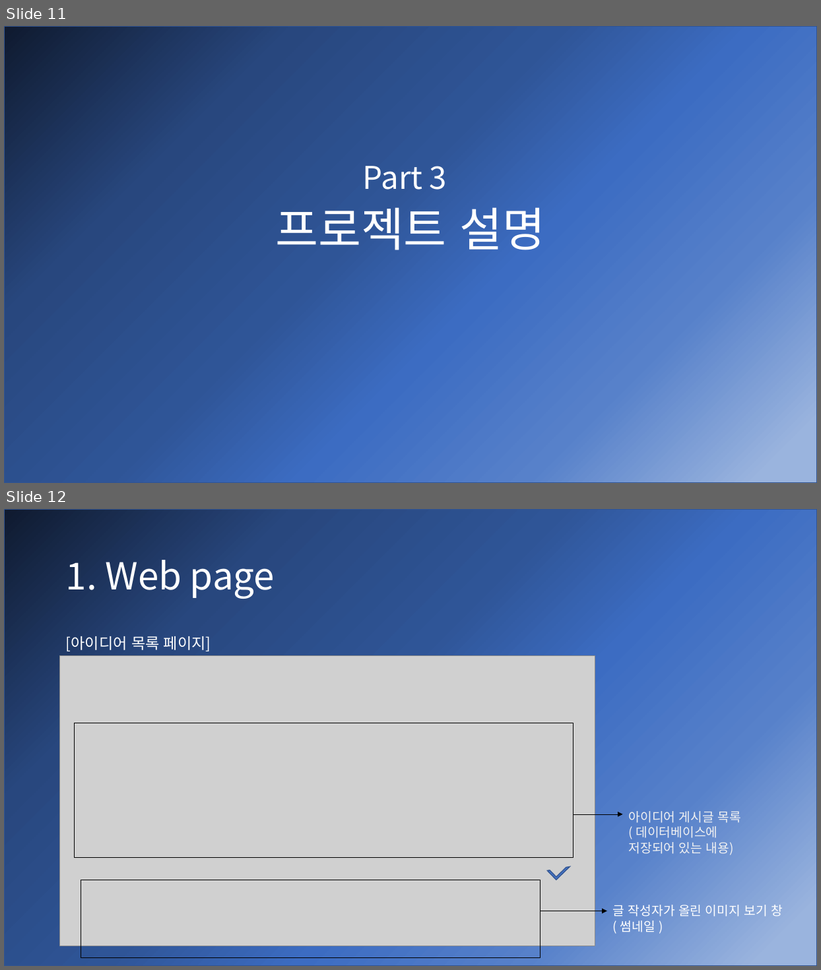
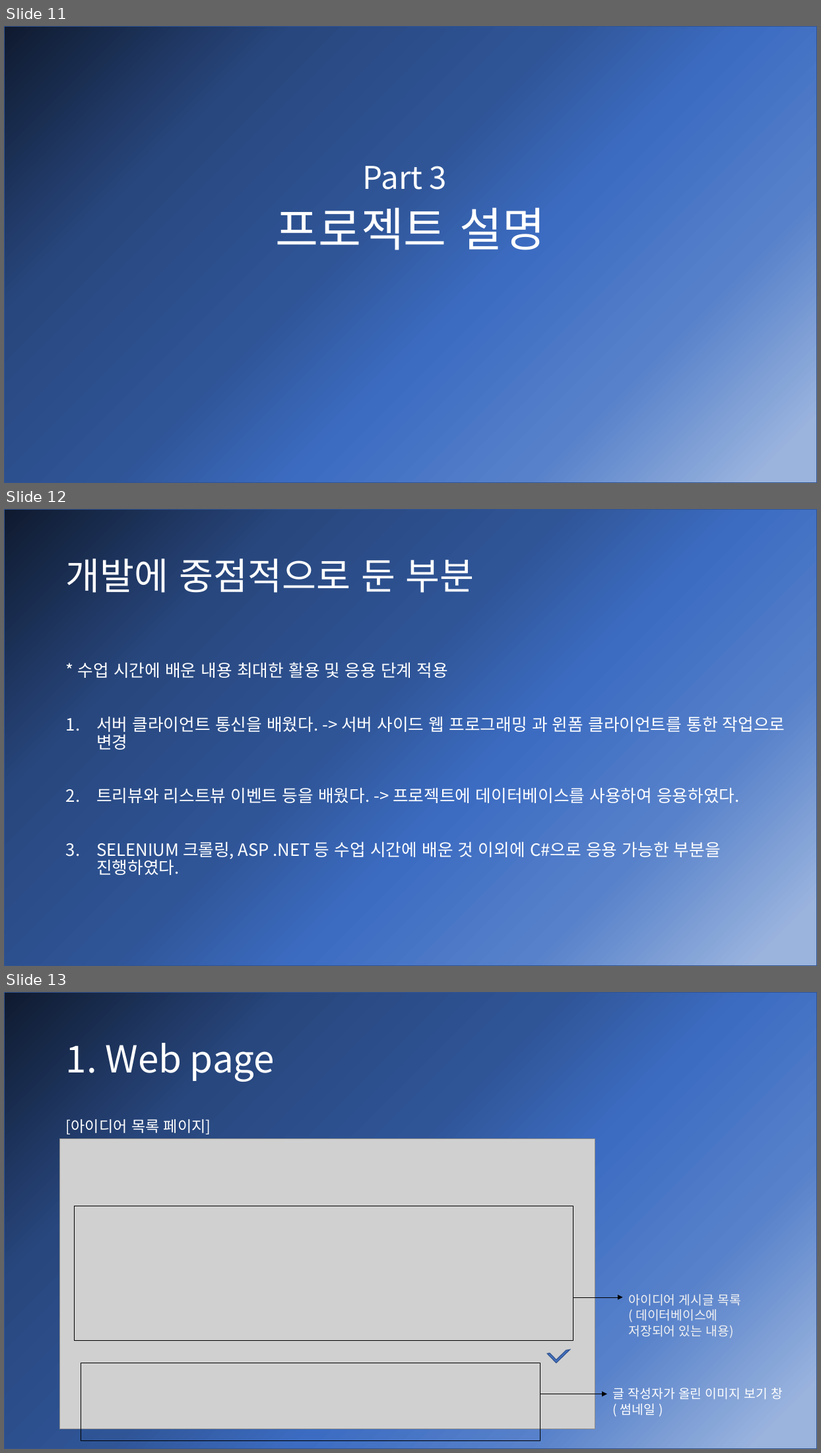
Before and after one commit to captainSosil/Teaming, a slide deck: Desktop/응소실플젝/2020학년도응소실/응용소프트웨어실습_6조_최종발표자료.pptx. Shown one above the other, each under a label of ours: slides 11 and 12 before the commit, slides 11, 12 and 13 after it. The pictures are 821x970 and 821x1453 pixels, drawn with LibreOffice and Linux fonts; fonts in the diff are those of the drawing; grey boxes stand for pictures. Boxes give left, top, right and bottom in pixels: in the first picture for what was removed or moved away, otherwise in the second. Text is boxed around its words. In the diff, an @@ line names an element or a change of style, - is before the commit and + after.

Commit message:
응용소프트웨어실습 6조 최종 발표 ppt
응용소프트웨어실습 6조 최종 발표 ppt 업로드

```diff
--- a/Desktop/응소실플젝/2020학년도응소실/응용소프트웨어실습_6조_최종발표자료.pptx
+++ b/Desktop/응소실플젝/2020학년도응소실/응용소프트웨어실습_6조_최종발표자료.pptx
@@ slide 12 added at bbox=[4, 509, 817, 966], background #FFFFFF @@
@@ rectangle added at bbox=[4, 509, 817, 966], fill gradient #9AB4DE to #5781CA to #3C6CC2 to #2F5597 to #28477E to #0F1A2F, outline #325491 1 pt @@
@@ title added at bbox=[66, 559, 475, 593], 44 pt, text #FFFFFF @@
+개발에 중점적으로 둔 부분
@@ text added at bbox=[78, 662, 785, 875], 20 pt, text #FFFFFF @@
+* 수업 시간에 배운 내용 최대한 활용 및 응용 단계 적용
+1. 서버 클라이언트 통신을 배웠다. -> 서버 사이드 웹 프로그래밍 과 윈폼 클라이언트를 통한 작업으로 변경
+2. 트리뷰와 리스트뷰 이벤트 등을 배웠다. -> 프로젝트에 데이터베이스를 사용하여 응용하였다.
+3. SELENIUM 크롤링, ASP .NET 등 수업 시간에 배운 것 이외에 C#으로 응용 가능한 부분을 진행하였다.
@@ what was slide 12 is now slide 13 @@
```
